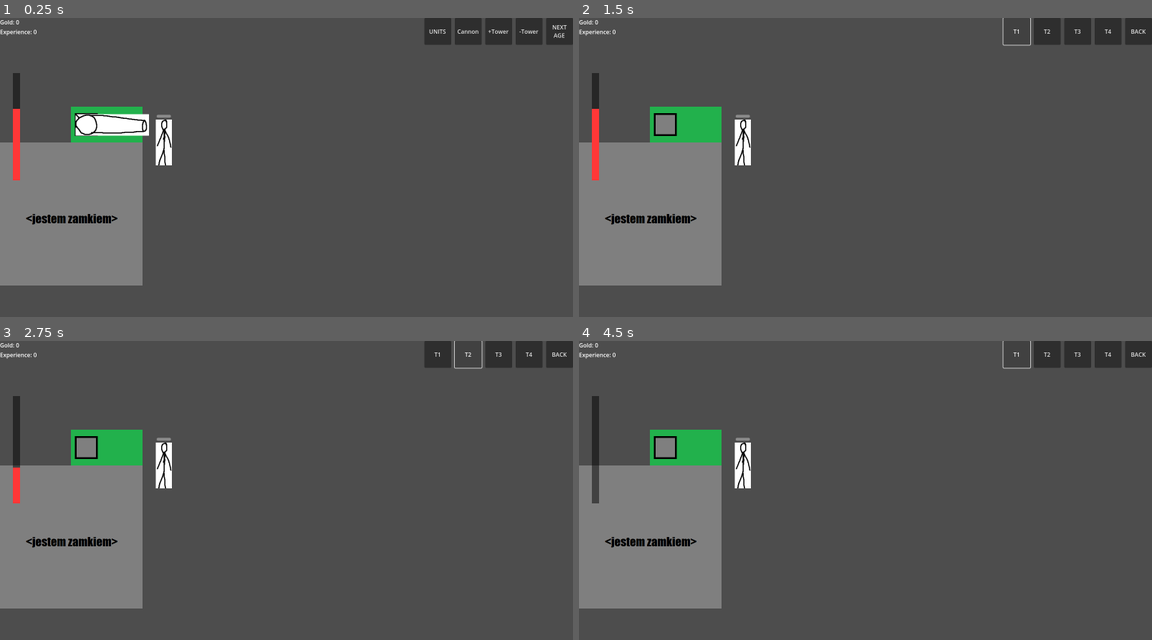
Above: before the commit, frames 1-4 (two rows, left to right).
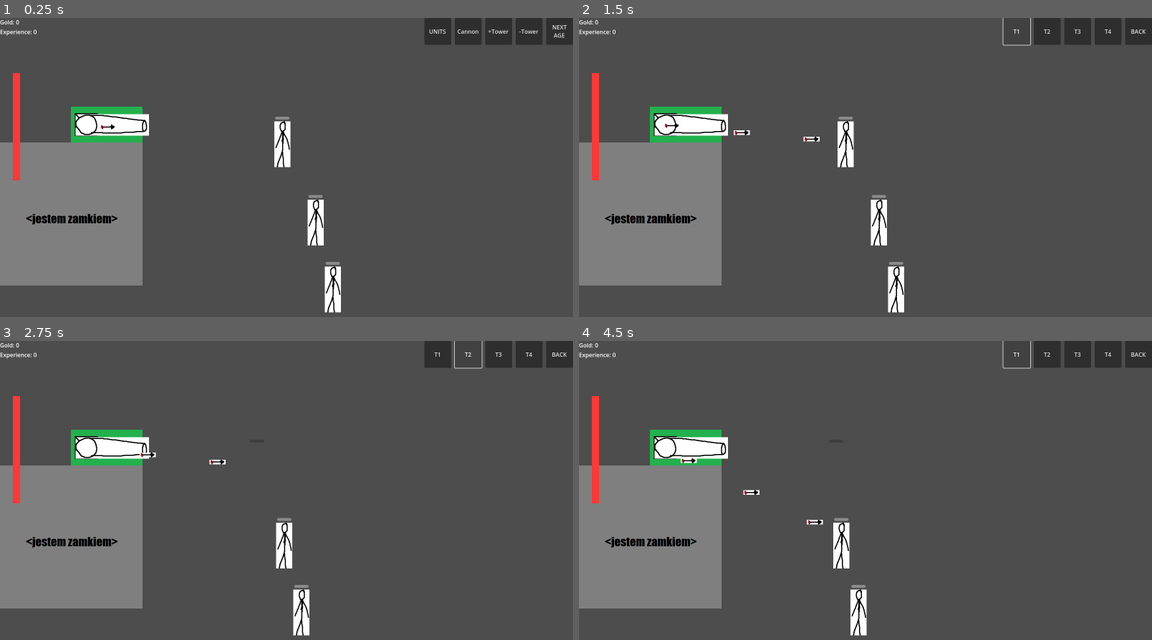
Above: after the commit, the same moments.

Repository: Xeviz/Age-Of-Conflict
Game: Godot game, scene res://GameplayMap/gameplay_map.tscn
The game is run twice, just before and just after one commit, with the same random seed, the same clock (stepped at 60 frames per second) and the same inputs.
Inputs:
- Up to frame 1 (0.25 s): no input
- Up to frame 2 (1.5 s): click "Cannon" at 0.5 s; click "T1" at 1.25 s
- Up to frame 3 (2.75 s): click "T2" at 2 s
- Up to frame 4 (4.5 s): click "T3" at 2.75 s; click "T4" at 3.5 s; click "T1" at 4.25 s

The runs differ from the first frame. In frame 1, 2.0% of the frame differs, in the area x 2-60%, y 18-99%; in frame 2, 3.0%, in the area x 2-57%, y 18-99%; in frame 3, 2.6%; in frame 4, 2.9%.

Commit message:
cannon shooting logic and states transitions implemented

Diff:
--- a/Cannon/cannon.gd
+++ b/Cannon/cannon.gd
@@ -5,3 +5,66 @@
 @onready var placement_area = $PlacementArea
 @onready var placement_highligher = $AreaHighlighter
 @onready var state_machine = $FiniteStateMachine
+@onready var attack_range_area = $AttackRangeArea
+@onready var projectile_scene = preload("res://Projectiles/cannon_projectile.tscn")
+
+var fired_projectiles: Array = []
+var stored_projectiles: Array = []
+
+var belongs_to_player = true
+var current_target: Unit
+
+var attack_speed: float = 0.7
+var time_to_next_attack: float = 0.0
+
+var projectile_damage = 5
+var is_ready = false
+
+func _ready() -> void:
+	is_ready = true
+
+
+func shoot_projectile():
+	var new_projectile
+	if stored_projectiles.is_empty():
+		new_projectile = projectile_scene.instantiate()
+		new_projectile.bind_to_shooter(self)
+		get_parent().add_child(new_projectile)
+	else:
+		new_projectile = stored_projectiles.pop_back()
+		new_projectile.bind_to_shooter(self)
+
+	new_projectile.global_position = global_position
+	new_projectile.state_machine.on_child_transition(new_projectile.state_machine.current_state, "FiredInDirection")
+	fired_projectiles.append(new_projectile)
+	time_to_next_attack=attack_speed
+
+func on_projectile_stored(projectile):
+	fired_projectiles.erase(projectile)
+	stored_projectiles.append(projectile)
+
+func _on_attack_range_area_body_entered(body: Node2D) -> void:
+	if state_machine.current_state is CannonFiring:
+		return
+	elif body is Unit and body.belongs_to_player != belongs_to_player and body.current_health>0:
+		print("hej")
+		current_target = body
+		state_machine.on_child_transition(state_machine.current_state, "CannonFiring")
+
+
+func find_nearest_target():
+	current_target = null
+	var shortest_distance: float = INF
+	var units_in_range = attack_range_area.get_overlapping_bodies()
+
+	for body in units_in_range:
+		if body is Unit and body.belongs_to_player != belongs_to_player and body.current_health>0:
+			var distance = self.global_position.distance_to(body.global_position)
+			if distance < shortest_distance:
+				shortest_distance = distance
+				current_target = body
+
+	if current_target:
+		state_machine.on_child_transition(state_machine.current_state, "CannonFiring")
+	else:
+		state_machine.on_child_transition(state_machine.current_state, "CannonAwaitingTarget")
--- a/Cannon/cannon.tscn
+++ b/Cannon/cannon.tscn
@@ -1,11 +1,17 @@
-[gd_scene load_steps=5 format=3 uid="uid://b3uyy84wd61aw"]
+[gd_scene load_steps=9 format=3 uid="uid://b3uyy84wd61aw"]
 
 [ext_resource type="Texture2D" uid="uid://5l7bukxy4w8l" path="res://Textures/placeholder_cannon.png" id="1_rb17f"]
 [ext_resource type="Script" path="res://Cannon/cannon.gd" id="1_u2lvf"]
 [ext_resource type="Script" path="res://States/finite_state_machine.gd" id="2_sr6jt"]
+[ext_resource type="Script" path="res://States/Cannon/cannon_switch_target.gd" id="4_fg6fa"]
+[ext_resource type="Script" path="res://States/Cannon/cannon_firing.gd" id="5_ugq5a"]
+[ext_resource type="Script" path="res://States/Cannon/cannon_awaiting_target.gd" id="6_ki376"]
 
 [sub_resource type="RectangleShape2D" id="RectangleShape2D_yie4x"]
 size = Vector2(60, 60)
+
+[sub_resource type="RectangleShape2D" id="RectangleShape2D_x822m"]
+size = Vector2(1000, 900)
 
 [node name="Cannon" type="Node2D"]
 script = ExtResource("1_u2lvf")
@@ -27,5 +33,26 @@
 offset_bottom = 30.0
 color = Color(1, 0, 0, 0.470588)
 
-[node name="FiniteStateMachine" type="Node" parent="."]
+[node name="AttackRangeArea" type="Area2D" parent="."]
+position = Vector2(500, 450)
+
+[node name="CollisionShape2D" type="CollisionShape2D" parent="AttackRangeArea"]
+shape = SubResource("RectangleShape2D_x822m")
+
+[node name="FiniteStateMachine" type="Node" parent="." node_paths=PackedStringArray("initial_state")]
 script = ExtResource("2_sr6jt")
+initial_state = NodePath("CannonAwaitingTarget")
+
+[node name="CannonSwitchTarget" type="Node" parent="FiniteStateMachine" node_paths=PackedStringArray("cannon")]
+script = ExtResource("4_fg6fa")
+cannon = NodePath("../..")
+
+[node name="CannonFiring" type="Node" parent="FiniteStateMachine" node_paths=PackedStringArray("cannon")]
+script = ExtResource("5_ugq5a")
+cannon = NodePath("../..")
+
+[node name="CannonAwaitingTarget" type="Node" parent="FiniteStateMachine" node_paths=PackedStringArray("cannon")]
+script = ExtResource("6_ki376")
+cannon = NodePath("../..")
+
+[connection signal="body_entered" from="AttackRangeArea" to="." method="_on_attack_range_area_body_entered"]
--- a/GameplayMap/gameplay_map.tscn
+++ b/GameplayMap/gameplay_map.tscn
@@ -29,7 +29,13 @@
 [node name="GameplayUI" parent="Camera2D" instance=ExtResource("1_1bf4r")]
 
 [node name="MeleeUnit2" parent="." instance=ExtResource("2_eknhu")]
-position = Vector2(464, 343)
+position = Vector2(797, 353)
 
 [node name="Castle" parent="." instance=ExtResource("4_fru5x")]
 position = Vector2(198, 548)
+
+[node name="MeleeUnit3" parent="." instance=ExtResource("2_eknhu")]
+position = Vector2(890, 572)
+
+[node name="MeleeUnit4" parent="." instance=ExtResource("2_eknhu")]
+position = Vector2(938, 759)
--- /dev/null
+++ b/Projectiles/cannon_projectile.gd
@@ -0,0 +1,32 @@
+extends Node2D
+class_name CannonProjectile
+
+
+@onready var projectile_area: Area2D = $ProjectileArea
+@onready var starting_position = position
+@onready var state_machine = $FiniteStateMachine
+
+var speed : float = 280.0
+var damage : int = 2
+var direction
+var is_fired = true
+var projectile_owner: Node2D
+var latest_target_position: Vector2
+var belongs_to_player = true
+
+func bind_to_shooter(shooter):
+	damage = shooter.projectile_damage
+	latest_target_position = shooter.current_target.global_position
+	belongs_to_player = shooter.belongs_to_player
+	projectile_owner = shooter
+
+func _on_projectile_area_body_entered(body):
+	if (body is Unit or body is Castle) and belongs_to_player != body.belongs_to_player:
+		body.receive_damage(damage)
+		projectile_owner.fired_projectiles.erase(self)
+		state_machine.on_child_transition(state_machine.current_state, "ProjectileStored")
+
+
+func travel_in_direction(delta):
+	direction = (latest_target_position - global_position).normalized()
+	global_position += direction * speed * delta
--- /dev/null
+++ b/Projectiles/cannon_projectile.tscn
@@ -0,0 +1,35 @@
+[gd_scene load_steps=7 format=3 uid="uid://bjk4xtsrb5n6i"]
+
+[ext_resource type="Texture2D" uid="uid://0lr82u4086gu" path="res://Textures/placeholder_projectile.png" id="1_j6wgl"]
+[ext_resource type="Script" path="res://Projectiles/cannon_projectile.gd" id="1_plsk5"]
+[ext_resource type="Script" path="res://States/finite_state_machine.gd" id="2_7q6us"]
+[ext_resource type="Script" path="res://States/Projectiles/projectile_stored.gd" id="3_dg5aq"]
+[ext_resource type="Script" path="res://States/Projectiles/fired_in_direction.gd" id="4_apomj"]
+
+[sub_resource type="RectangleShape2D" id="RectangleShape2D_56035"]
+size = Vector2(70, 20)
+
+[node name="CannonProjectile" type="Node2D"]
+script = ExtResource("1_plsk5")
+
+[node name="ProjectileArea" type="Area2D" parent="."]
+
+[node name="CollisionShape2D" type="CollisionShape2D" parent="ProjectileArea"]
+shape = SubResource("RectangleShape2D_56035")
+
+[node name="Sprite2D" type="Sprite2D" parent="."]
+texture = ExtResource("1_j6wgl")
+
+[node name="FiniteStateMachine" type="Node" parent="." node_paths=PackedStringArray("initial_state")]
+script = ExtResource("2_7q6us")
+initial_state = NodePath("FiredInDirection")
+
+[node name="ProjectileStored" type="Node" parent="FiniteStateMachine" node_paths=PackedStringArray("projectile")]
+script = ExtResource("3_dg5aq")
+projectile = NodePath("../..")
+
+[node name="FiredInDirection" type="Node" parent="FiniteStateMachine" node_paths=PackedStringArray("projectile")]
+script = ExtResource("4_apomj")
+projectile = NodePath("../..")
+
+[connection signal="body_entered" from="ProjectileArea" to="." method="_on_projectile_area_body_entered"]
--- /dev/null
+++ b/States/Cannon/cannon_awaiting_target.gd
@@ -0,0 +1,4 @@
+extends State
+class_name CannonAwaitingTarget
+
+@export var cannon: Cannon
--- /dev/null
+++ b/States/Cannon/cannon_firing.gd
@@ -0,0 +1,12 @@
+extends State
+class_name CannonFiring
+
+@export var cannon: Cannon
+
+func update(delta):
+	cannon.time_to_next_attack-=delta
+	if cannon.current_target == null or cannon.current_target.current_health<=0:
+		cannon.find_nearest_target()
+	elif cannon.time_to_next_attack<=0:
+		cannon.shoot_projectile()
+		cannon.time_to_next_attack=cannon.attack_speed
--- /dev/null
+++ b/States/Cannon/cannon_switch_target.gd
@@ -0,0 +1,7 @@
+extends State
+class_name CannonSwitchTarget
+
+@export var cannon: Cannon
+
+func enter():
+	cannon.find_nearest_target()
--- a/States/Projectiles/fired_in_direction.gd
+++ b/States/Projectiles/fired_in_direction.gd
@@ -4,5 +4,8 @@
 @export var projectile: Node2D
 
 
-func enter():
-	pass
+func physics_update(delta):
+	if projectile.global_position != projectile.latest_target_position:
+		projectile.travel_in_direction(delta)
+	else:
+		state_transition.emit(self, "ProjectileStored")
--- a/States/Projectiles/projectile_stored.gd
+++ b/States/Projectiles/projectile_stored.gd
@@ -7,14 +7,12 @@
 
 
 func enter():
-	print('wszedlem do magazynu')
 	projectile.projectile_owner.on_projectile_stored(projectile)
 	projectile.hide()
 	projectile.projectile_area.monitoring = false
 	projectile.projectile_area.monitorable = false
 
 func exit():
-	print('wychodze z magazynu')
 	projectile.show()
 	projectile.projectile_area.monitoring = true
 	projectile.projectile_area.monitorable = true
--- /dev/null
+++ b/States/Tower/highlighting_append.gd
@@ -0,0 +1 @@
+extends Node
--- /dev/null
+++ b/States/Tower/highlighting_sell.gd
@@ -0,0 +1 @@
+extends State
--- /dev/null
+++ b/States/Tower/tower_idle.gd
@@ -0,0 +1,6 @@
+extends State
+
+
+
+func update(delta):
+	pass
--- a/States/finite_state_machine.gd
+++ b/States/finite_state_machine.gd
@@ -25,6 +25,8 @@
 		current_state.physics_update(delta)
 
 func on_child_transition(state, new_state_name):
+	if get_parent().name == "Cannon":
+		print("probuje zmienic [" + str(state) + "] na [" + new_state_name + "]")
 	if state != current_state:
 		return
 
@@ -37,3 +39,5 @@
 
 	new_state.enter()
 	current_state = new_state
+	if get_parent().name == "Cannon":
+		print("current [" + str(current_state) + "]")
--- a/Tower/tower.gd
+++ b/Tower/tower.gd
@@ -8,15 +8,10 @@
 @onready var cannon_scene = preload("res://Cannon/cannon.tscn")
 
 var mounted_cannon: Cannon
-var test = 0.5
+
 
 func _ready() -> void:
 	mount_cannon()
-
-func _process(delta: float) -> void:
-	test-=delta
-	if mounted_cannon != null and test<0:
-		dismount_cannon()
 
 func mount_cannon():
 	mounted_cannon = cannon_scene.instantiate()
@@ -25,6 +20,4 @@
 
 
 func dismount_cannon():
-	print(str(mounted_cannon.position))
 	mounted_cannon.queue_free()
-	print(str(mounted_cannon.position))
--- a/Unit/unit.gd
+++ b/Unit/unit.gd
@@ -27,8 +27,7 @@
 var attack_range: float = 45.0
 
 func _ready():
-	if name == "MeleeUnit2":
-		belongs_to_player = false
+	belongs_to_player = false
 
 func lock_on_target(target):
 	current_target = target
